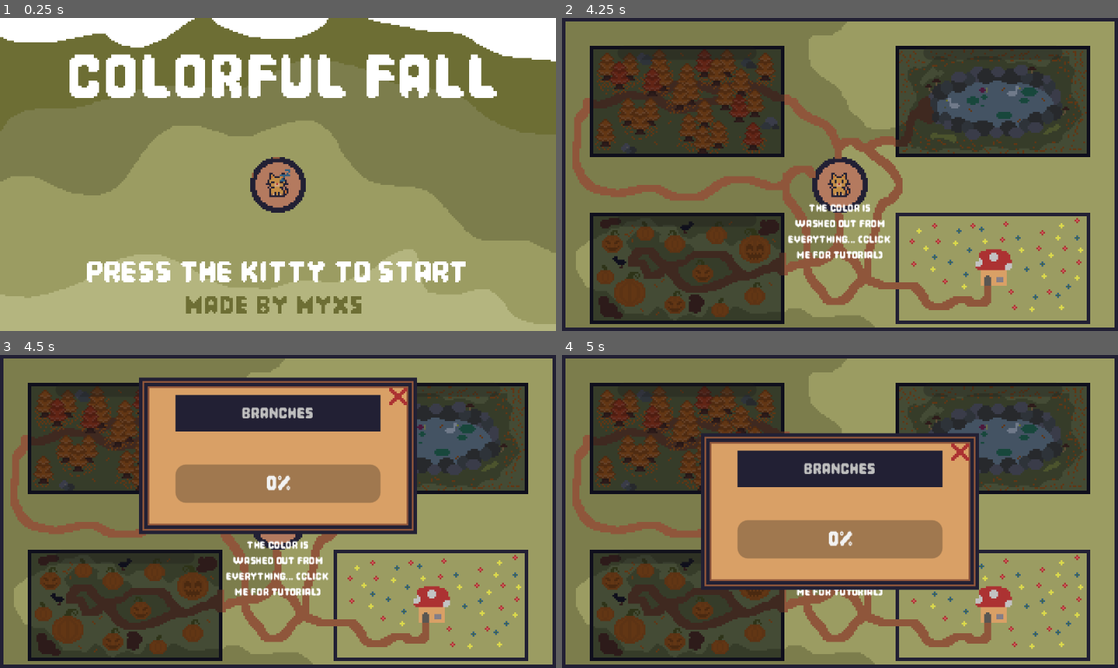
Above: before the commit, frames 1-4 (two rows, left to right).
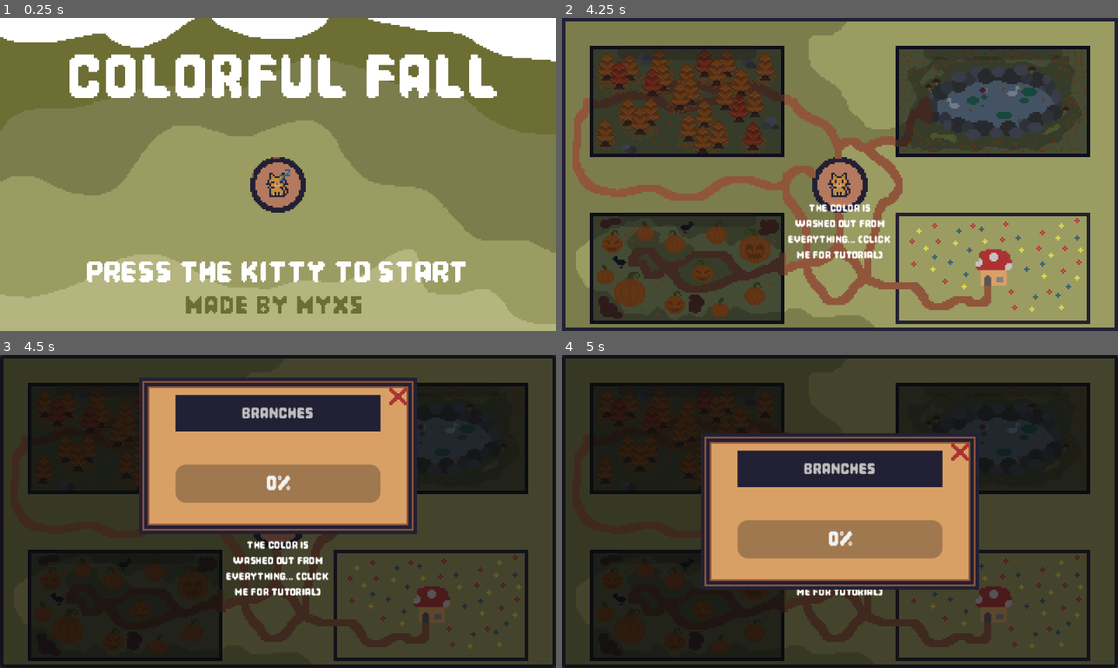
Above: after the commit, the same moments.

Repository: Aaryan-J/Colorful-Fall
Game: Godot game, scene res://Scenes/main.tscn
The game is run twice, just before and just after one commit, with the same random seed, the same clock (stepped at 60 frames per second) and the same inputs.
Inputs (mouse positions are in pixels of both pictures, inside the frame that each line leads up to):
- Up to frame 1 (0.25 s): no input
- Up to frame 2 (4.25 s): click (684, 102) at 0.5 s; click (995, 102) at 1.25 s; click (684, 268) at 2 s; click (995, 268) at 2.75 s; click (840, 183) at 3.5 s
- Up to frame 3 (4.5 s): click (122, 439) at 4.25 s
- Up to frame 4 (5 s): no input

Frames 1-2 are identical in both runs. In frame 3, 69% of the frame differs, in the area x 0-100%, y 0-100%; in frame 4, 69%.

Commit message:
added blur feature back

Diff:
--- a/Scripts/shopWindow.gd
+++ b/Scripts/shopWindow.gd
@@ -6,6 +6,8 @@
 @onready var productivityButton: Button = $ShopCard/ProductivityButton
 @onready var stubbornButton: Button = $ShopCard/StubbornButton
 @onready var cloverButton: Button = $ShopCard/CloverButton
+
+@onready var blur: Panel = $"../MapWindow/Blur"
 
 # price structures
 var productivityPrices = [50, 200, 500]
@@ -22,6 +24,7 @@
 func openShopSession() -> void:
 	updateAllShopUI()
 
+	blur.visible = true
 	var tween = create_tween().set_trans(Tween.TRANS_CUBIC).set_ease(Tween.EASE_OUT)
 	tween.tween_property(self, "position:y", 0.0, 0.4)
 
@@ -88,5 +91,6 @@
 
 # close button
 func _on_close_button_pressed() -> void:
+	blur.visible = false
 	var tween = create_tween().set_trans(Tween.TRANS_CUBIC).set_ease(Tween.EASE_IN)
 	tween.tween_property(self, "position:y", -200.0, 0.4)
--- a/Scripts/typingWindow.gd
+++ b/Scripts/typingWindow.gd
@@ -2,6 +2,8 @@
 
 @onready var wordLabel: RichTextLabel = $BackgroundCard/WordLabel
 @onready var miniProgress: ProgressBar = $BackgroundCard/ProgressBar
+
+@onready var blur: Panel = $"../MapWindow/Blur"
 
 # states for the current typing test
 var activeRegionName: String = ""
@@ -22,6 +24,8 @@
 	miniProgress.value = currentProg
 	set_process_unhandled_input(true)
 	startNewWord()
+
+	blur.visible = true
 
 	# Smoothly slide down into view from y: -200 to y: 0
 	var tween = create_tween().set_trans(Tween.TRANS_CUBIC).set_ease(Tween.EASE_OUT)
@@ -122,6 +126,8 @@
 	currentWord = "" # clear typing focus
 	set_process_unhandled_input(false)
 
+	blur.visible = false
+
 	var tween = create_tween().set_trans(Tween.TRANS_CUBIC).set_ease(Tween.EASE_IN)
 	tween.tween_property(self, "position:y", -200.0, 0.4)
 
